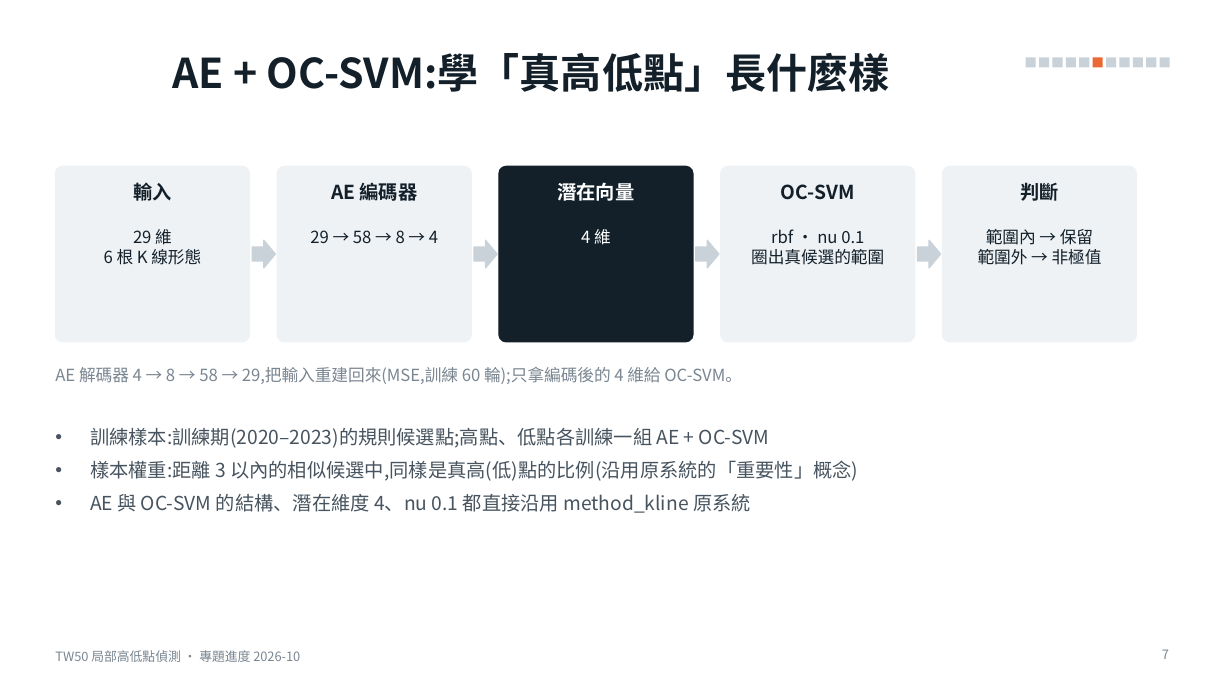
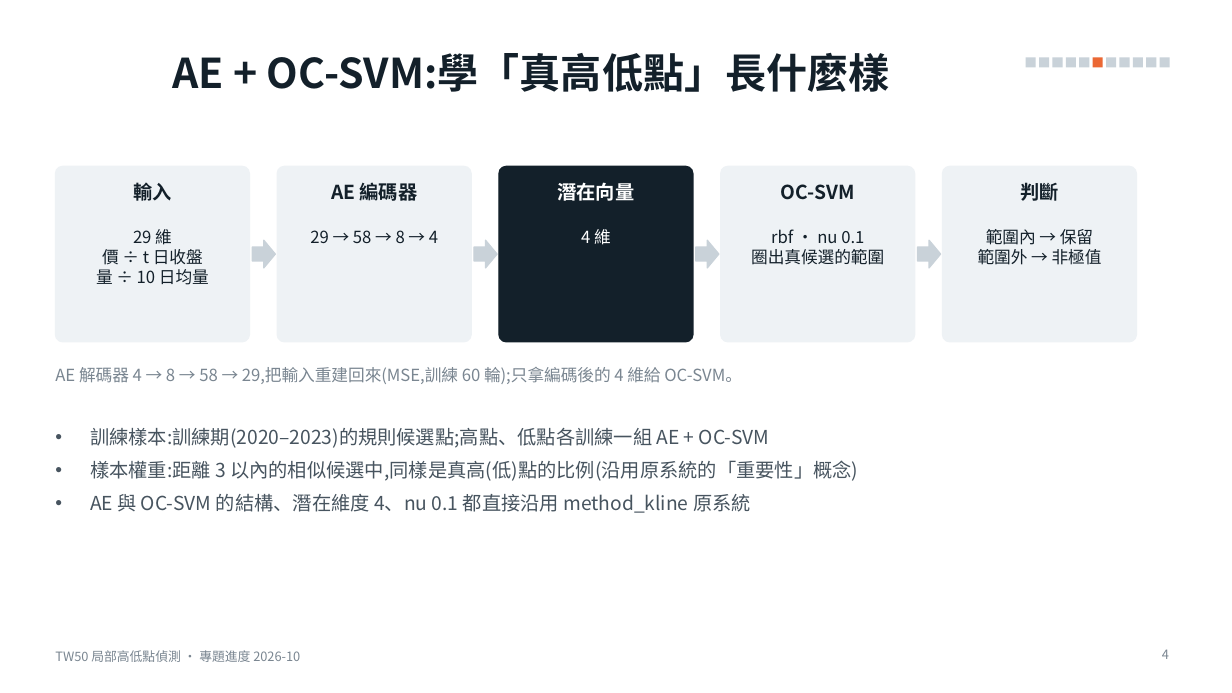
Before and after one commit to alextixu/fcukproject, a slide deck: slide 4 of method_kline_peak/report/TW50_局部高低點_專題進度.pptx (slide 7 before the commit). Drawn at 1232x693 pixels with LibreOffice and Linux fonts; fonts in the diff are those of the drawing. Boxes give left, top, right and bottom in pixels: in the first picture for what was removed or moved away, otherwise in the second. Text is boxed around its words. In the diff, an @@ line names an element or a change of style, - is before the commit and + after.

```diff
--- a/method_kline_peak/report/TW50_局部高低點_專題進度.pptx
+++ b/method_kline_peak/report/TW50_局部高低點_專題進度.pptx
@@ text at (96,249,209,285): text changed @@
-6 根 K 線形態
+價 ÷ t 日收盤
+量 ÷ 10 日均量
@@ page number at (1162,649,1169,659): text changed @@
-7
+4
```
Also in this commit, not shown: 4 other slides changed, 6 slides removed, 7 other files.
